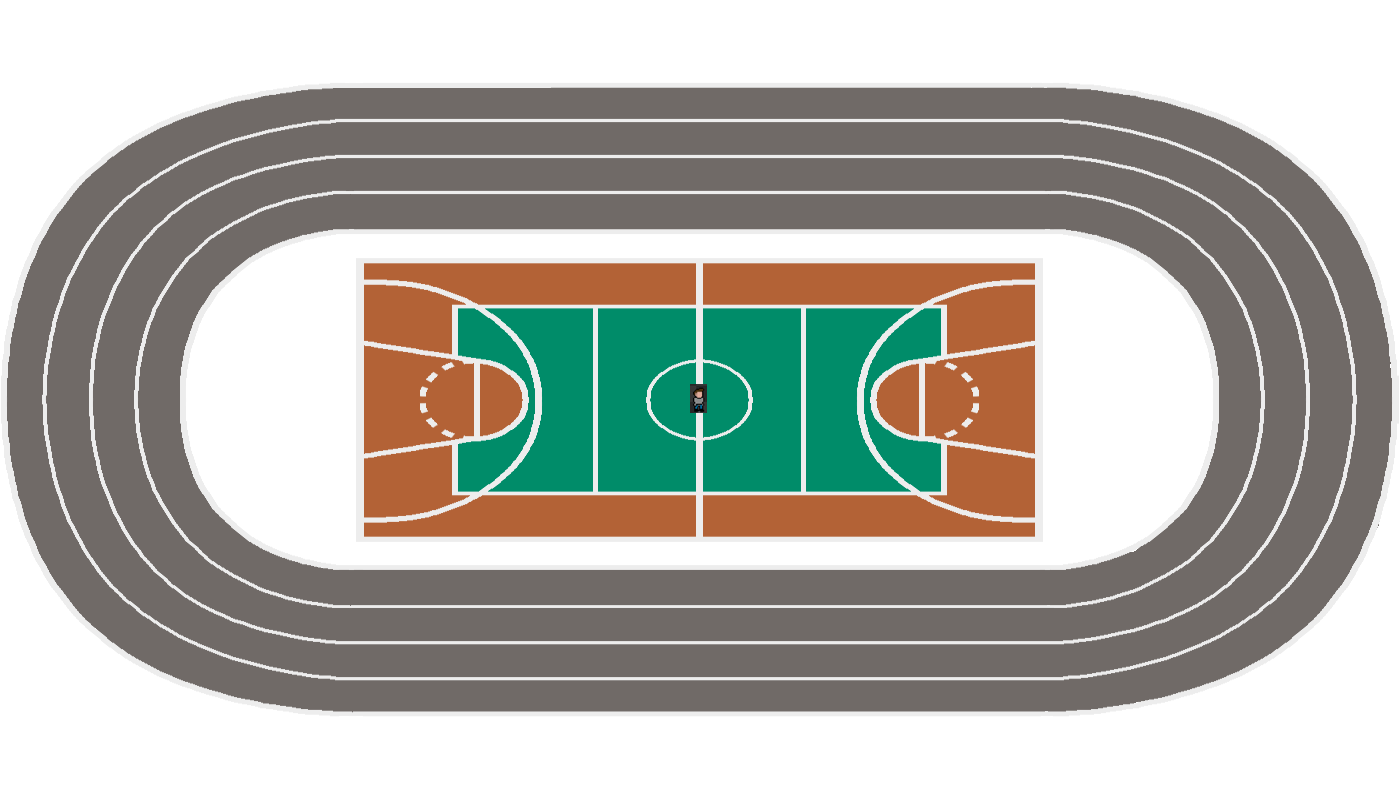
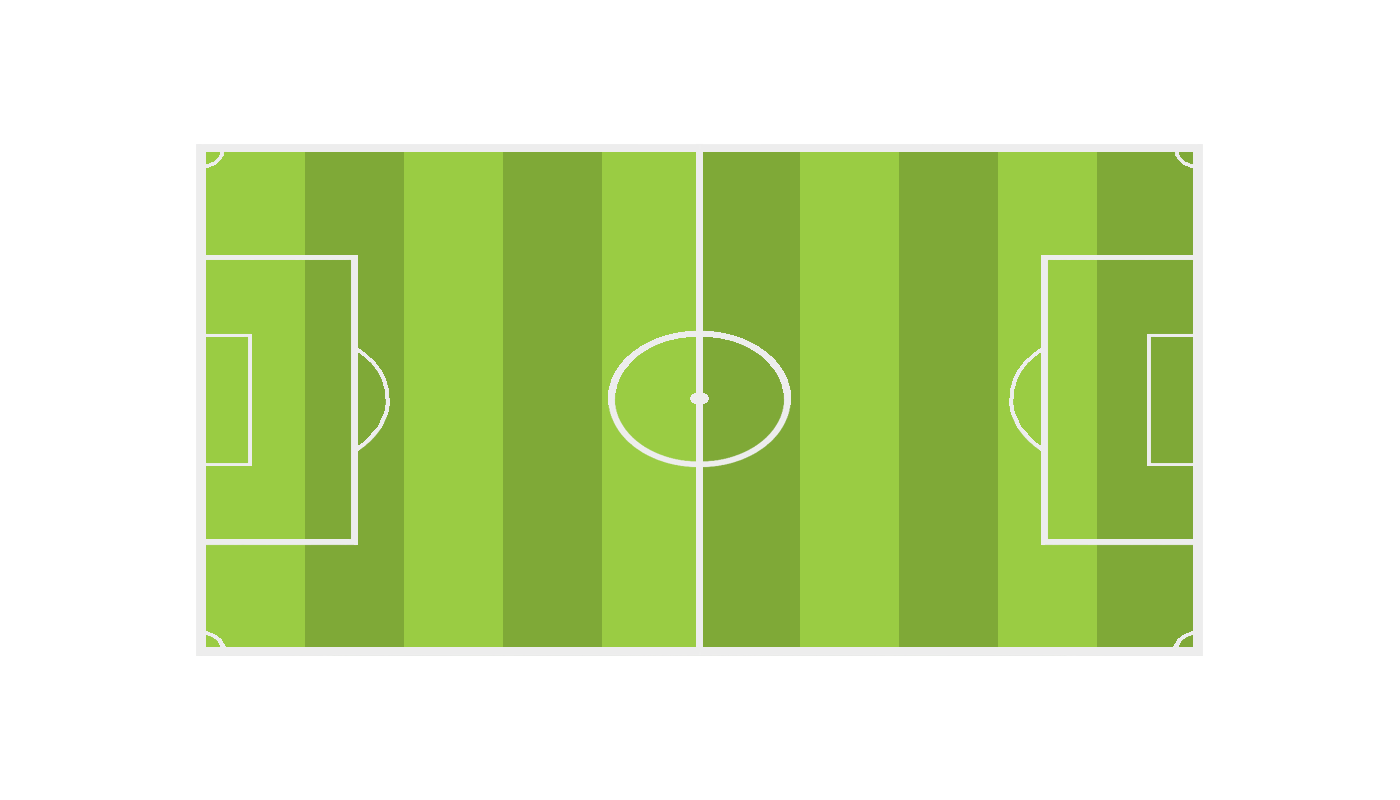
Before/after of a (1400, 800) layered artwork. What changed in the layer stack:
hid "Слой 8 копия 3" over left=1, top=83, right=1399, bottom=717
hid "Слой 8" over left=3, top=85, right=1394, bottom=715
hid "ГГ" over left=690, top=384, right=707, bottom=413
hid "Баскетбол" over left=358, top=258, right=1041, bottom=542
hid "Баскетбол_цвет" over left=358, top=259, right=1041, bottom=541
showed "Футбол" over left=196, top=143, right=1203, bottom=657
added layer "Прямоугольник 1 копия 9" above "Слой 5" over left=206, top=149, right=1196, bottom=652
